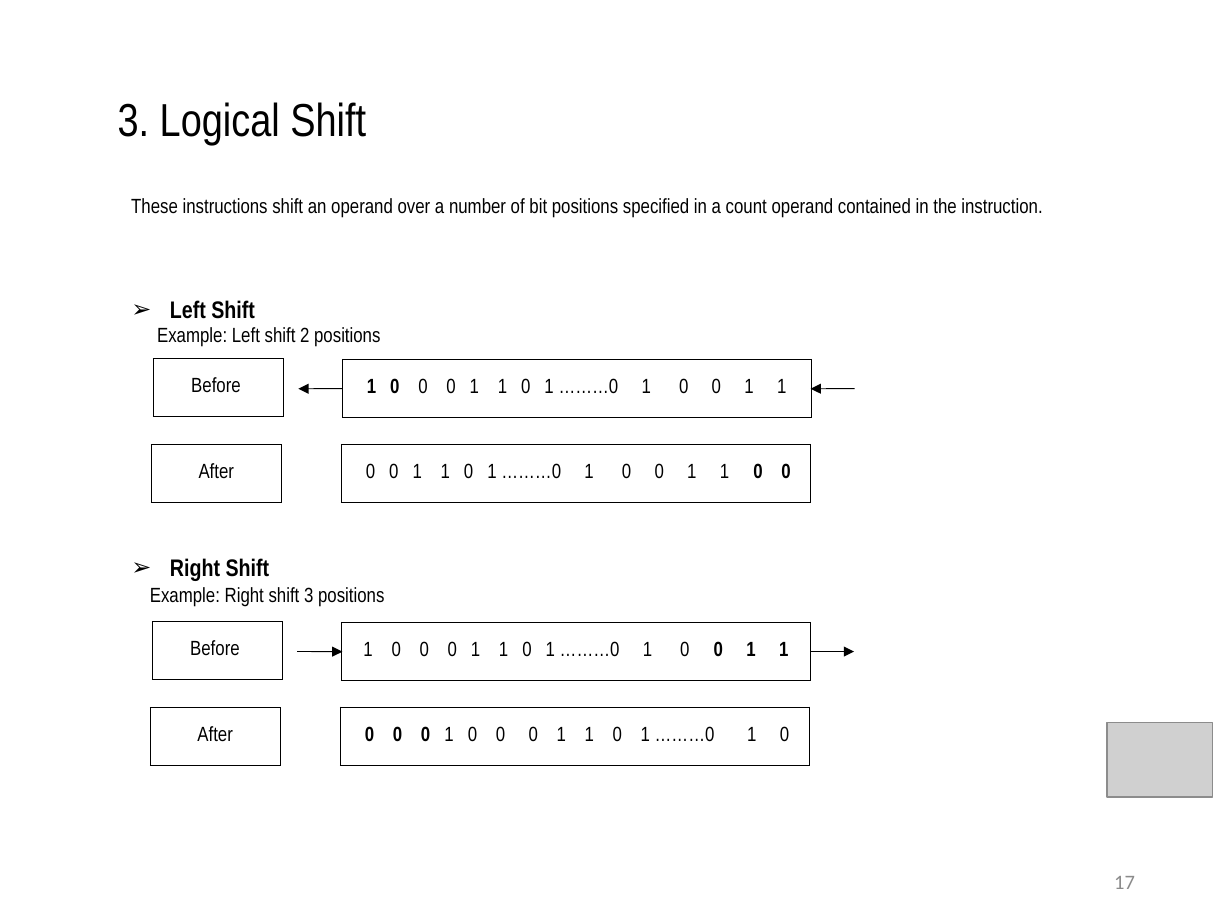
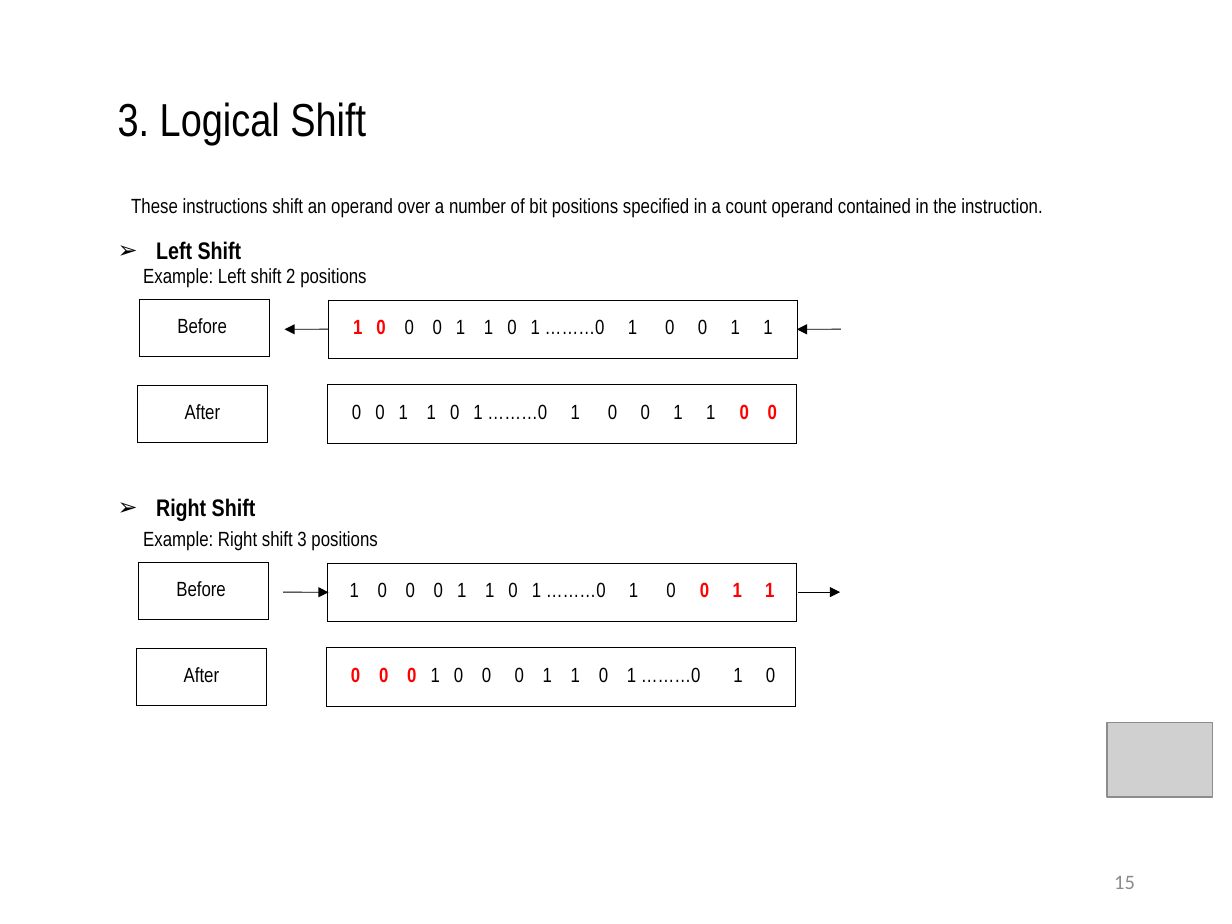
Before and after one commit to daoxuantruong/Demo, a slide deck: slide 15 of Numberic.pptx (slide 17 before the commit). Drawn at 1232x924 pixels with LibreOffice and Linux fonts; fonts in the diff are those of the drawing; grey boxes stand for pictures. Boxes give left, top, right and bottom in pixels: in the first picture for what was removed or moved away, otherwise in the second. Text is boxed around its words. In the diff, an @@ line names an element or a change of style, - is before the commit and + after.

```diff
--- a/Numberic.pptx
+++ b/Numberic.pptx
@@ table at bbox=[329, 299, 798, 423] @@
@@ text colour #000000 to #FF0000 in "1 0" @@
@@ table at bbox=[328, 384, 797, 601] @@
@@ text colour #000000 to #FF0000 in "0 0" @@
@@ text "Example: Right shift 3 positions": place and size @@
-text "Example: Right shift 3 positions" at bbox=[150, 587, 384, 607]
+text "Example: Right shift 3 positions" at bbox=[143, 531, 377, 551]
@@ table at bbox=[328, 563, 797, 621] @@
@@ text colour #000000 to #FF0000 in "0 1 1" @@
@@ table: place and size @@
-table at bbox=[341, 622, 811, 746]
+table at bbox=[328, 563, 797, 621]
@@ 7 tables, 4 arrows, 3 texts: place and size @@
-7 tables, 4 arrows, 3 texts at bbox=[150, 300, 855, 765]
+7 tables, 4 arrows, 3 texts at bbox=[137, 241, 841, 706]
@@ table at bbox=[326, 648, 796, 706] @@
@@ text colour #000000 to #FF0000 in "0 0 0" @@
@@ page number at bbox=[1114, 876, 1135, 889]: text changed @@
-17
+15
```
Also in this commit, not shown: 8 other slides changed, 2 slides removed, 4 other files.
